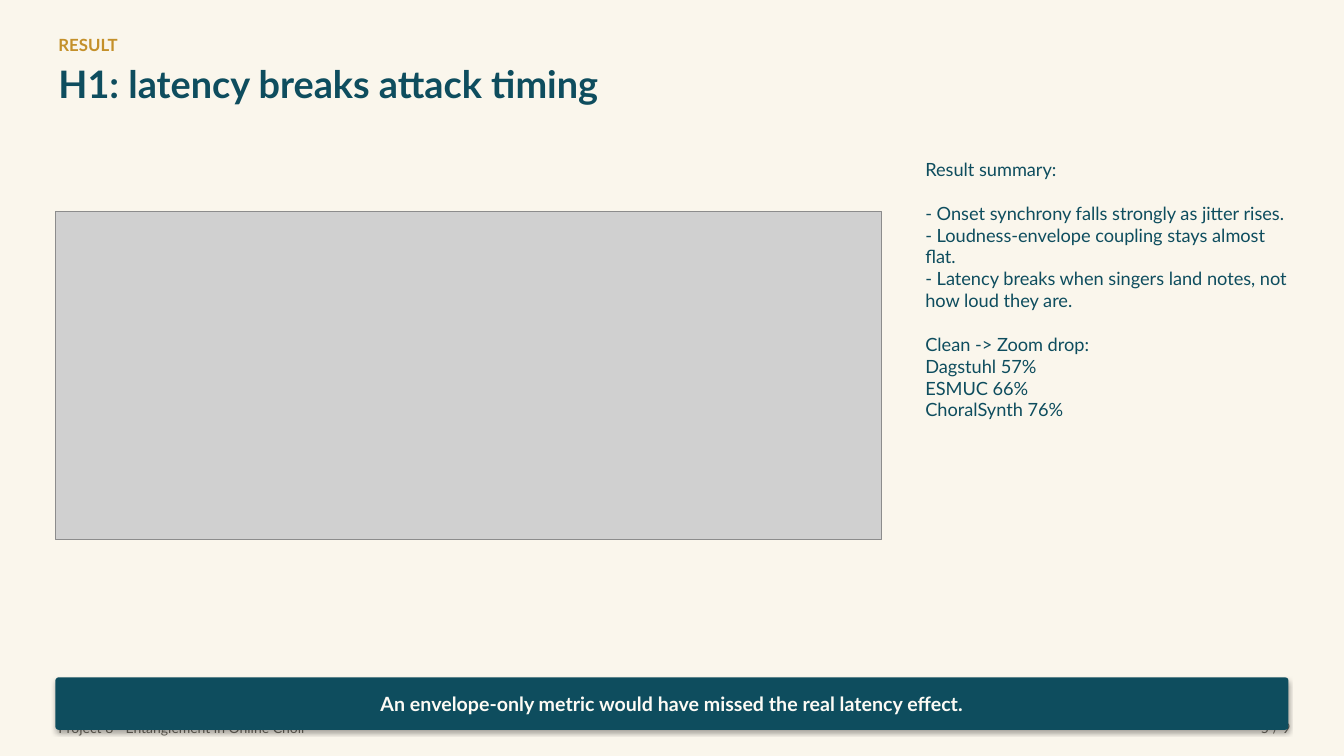
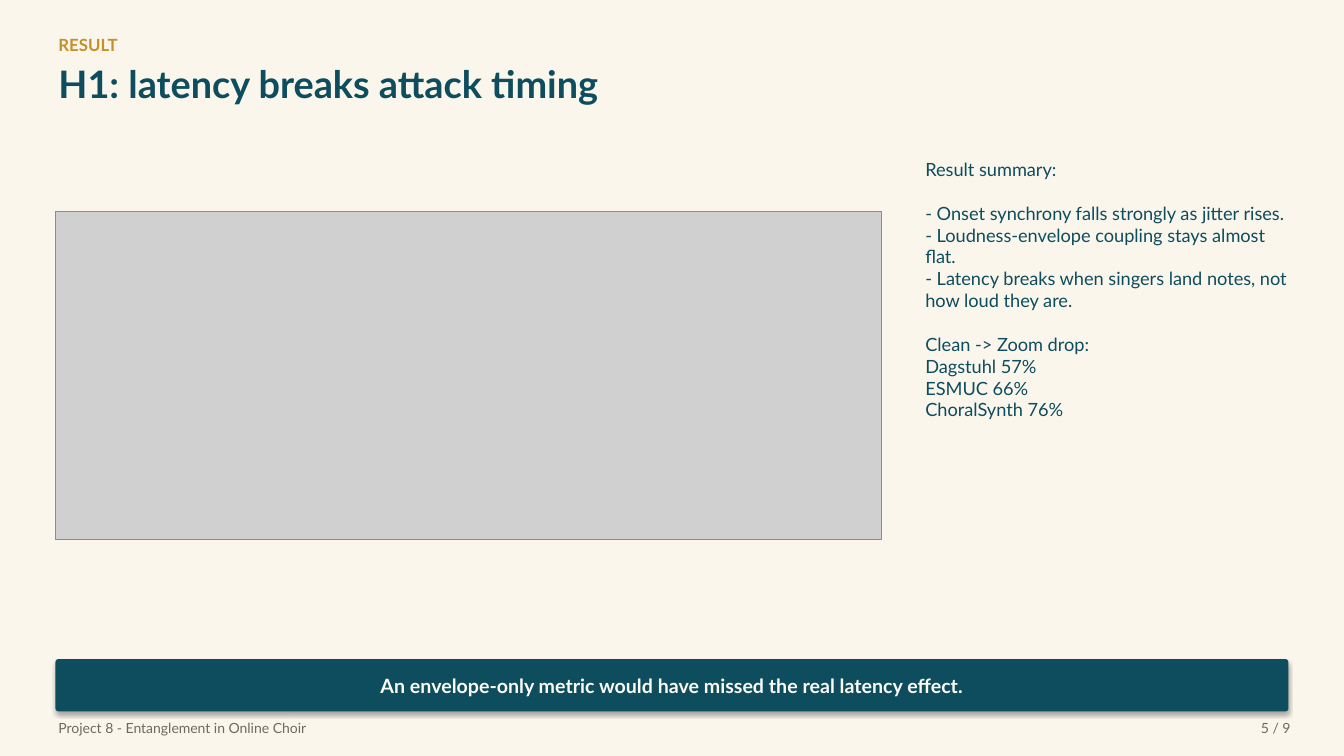
Before and after one commit to Zuraiz270/networked-choir-entanglement, a slide deck: slide 5 of output/jul09_status_meeting_vi.pptx. Drawn at 1344x756 pixels with LibreOffice and Linux fonts; fonts in the diff are those of the drawing; grey boxes stand for pictures. Boxes give left, top, right and bottom in pixels: in the first picture for what was removed or moved away, otherwise in the second. Text is boxed around its words. In the diff, an @@ line names an element or a change of style, - is before the commit and + after.

```diff
--- a/output/jul09_status_meeting_vi.pptx
+++ b/output/jul09_status_meeting_vi.pptx
@@ rounded rectangle "An envelope-only metric would have ...": place and size @@
-rounded rectangle "An envelope-only metric would have ..." at [55,678,1289,730]
+rounded rectangle "An envelope-only metric would have ..." at [55,659,1289,712]
```
Also in this commit, not shown: 7 other slides changed, 1 other file.
